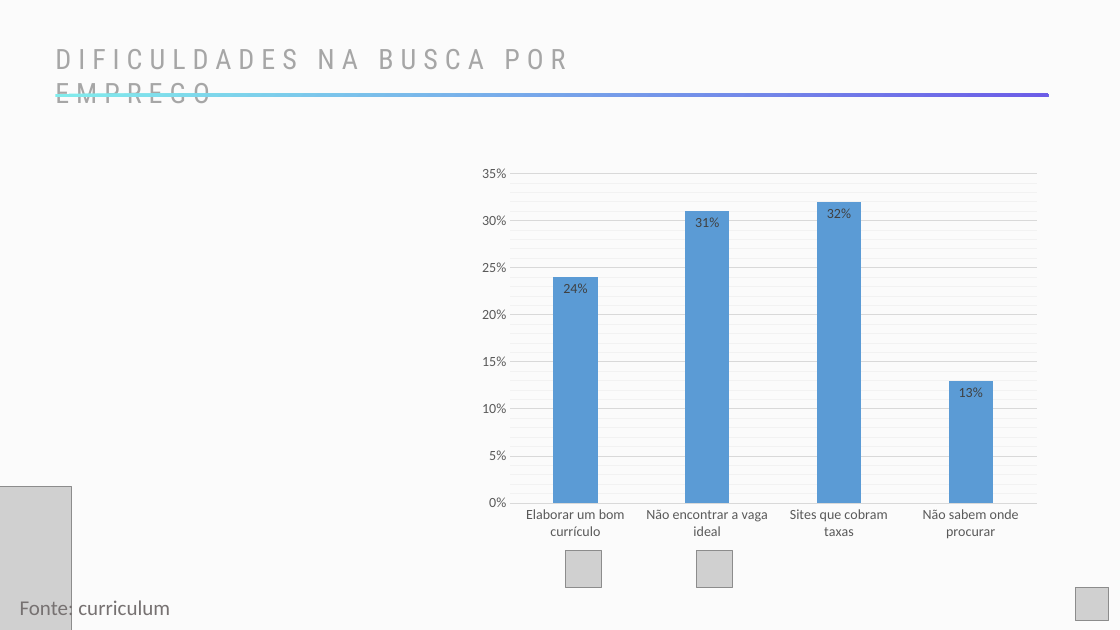
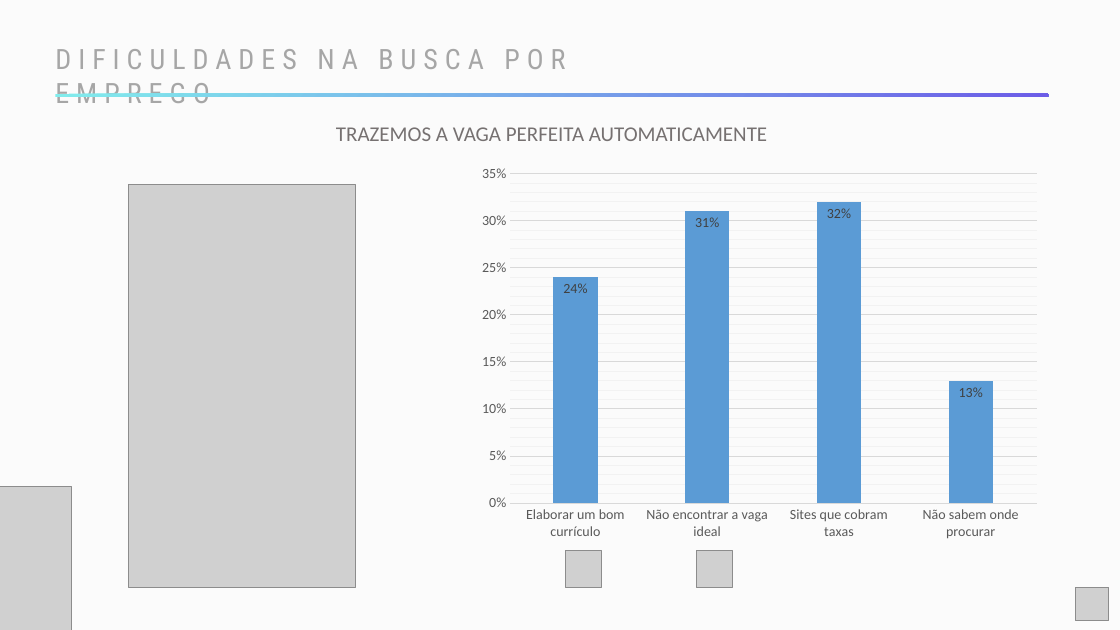
Before and after one commit to ismikeandrews/goodfit, a slide deck: slide 7 of pitch/pitch-next.pptx (slide 6 before the commit). Drawn at 1120x630 pixels with LibreOffice and Linux fonts; fonts in the diff are those of the drawing; grey boxes stand for pictures. Boxes give left, top, right and bottom in pixels: in the first picture for what was removed or moved away, otherwise in the second. Text is boxed around its words. In the diff, an @@ line names an element or a change of style, - is before the commit and + after.

```diff
--- a/pitch/pitch-next.pptx
+++ b/pitch/pitch-next.pptx
@@ text added at (x1=336, y1=127, x2=767, y2=141), 18 pt, text #767171 @@
+TRAZEMOS A VAGA PERFEITA AUTOMATICAMENTE
@@ picture added at (x1=129, y1=185, x2=355, y2=587) @@
@@ text removed at (x1=20, y1=597, x2=170, y2=621) @@
-Fonte: curriculum
```
Also in this commit, not shown: 4 other slides changed, 4 slides added, 2 slides removed.
